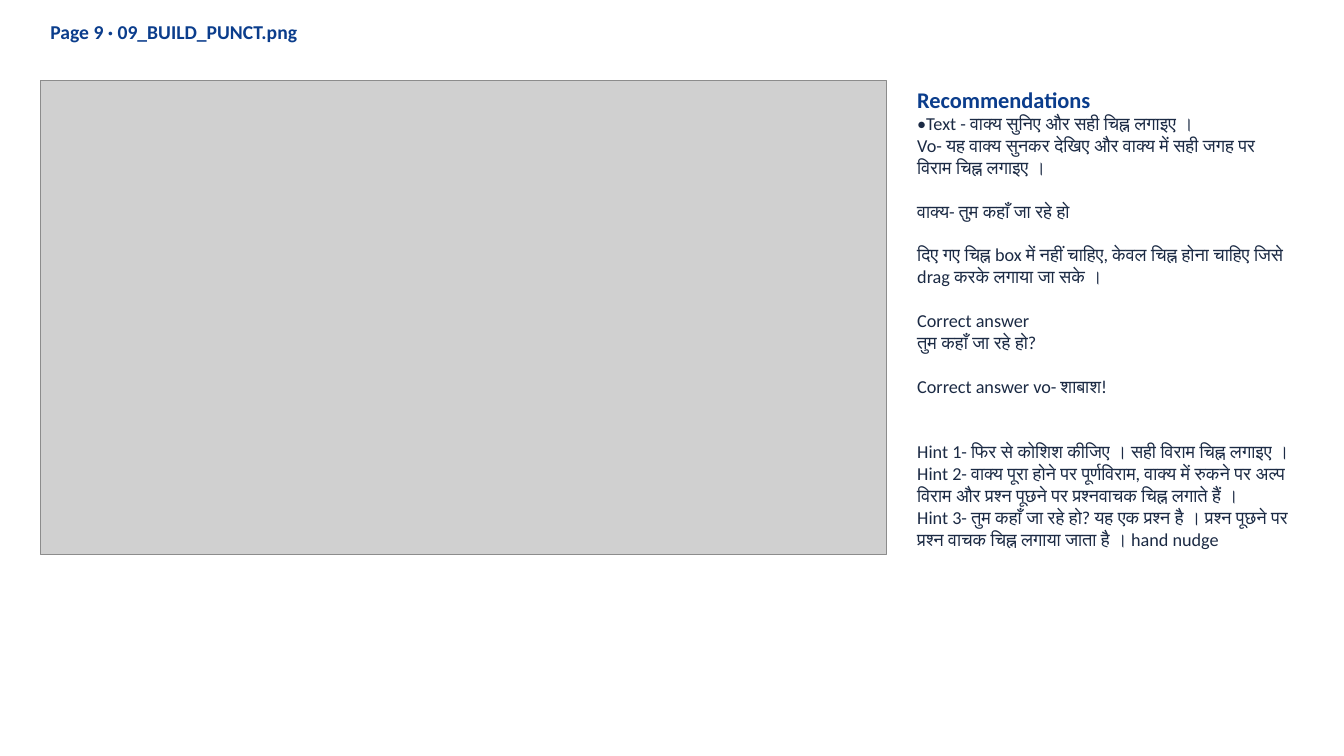
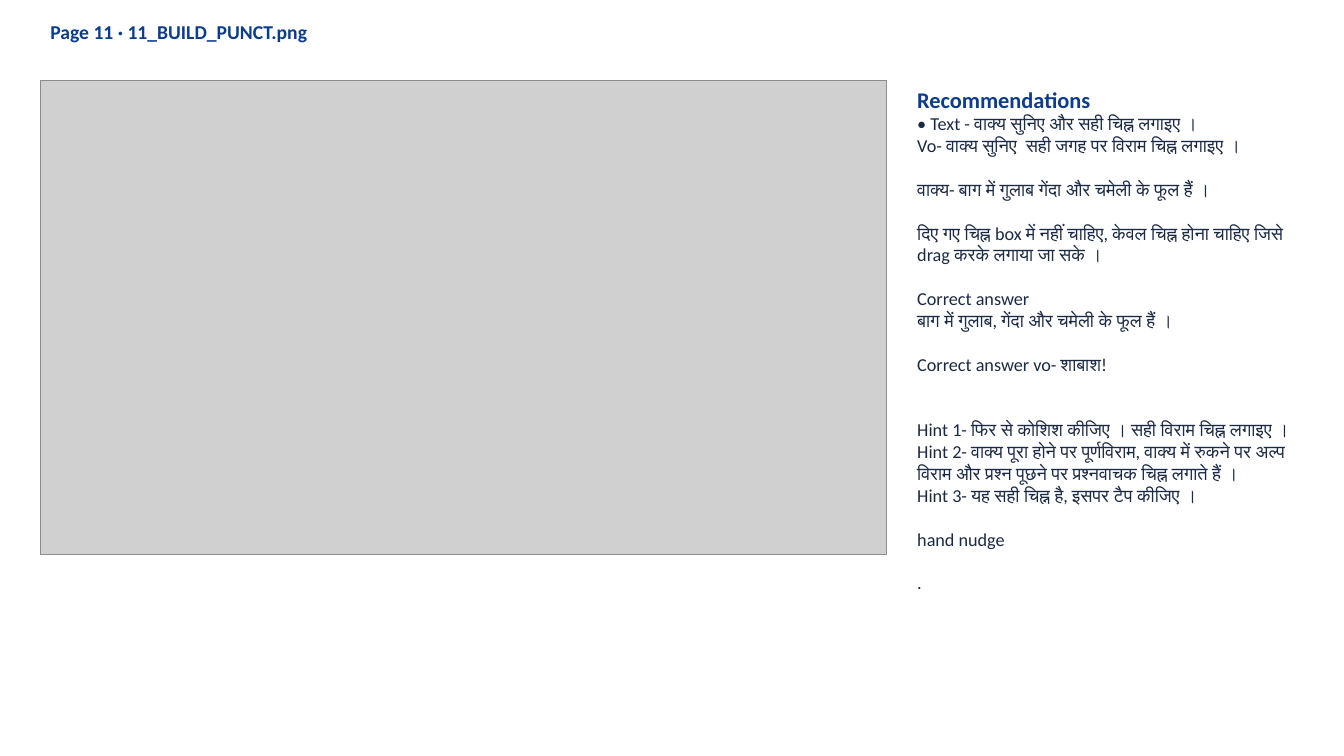
Before and after one commit to 25606mohnish2020-commits/HI02H12_L01_S01, a slide deck: slide 15 of HI02H12_L01_S01_dist-20261019T060950Z-1-001/HI02H12_L01_S01_dist/HI02H12_L01_S01_review.pptx (slide 13 before the commit). Drawn at 1344x756 pixels with LibreOffice and Linux fonts; fonts in the diff are those of the drawing; grey boxes stand for pictures. Boxes give left, top, right and bottom in pixels: in the first picture for what was removed or moved away, otherwise in the second. Text is boxed around its words. In the diff, an @@ line names an element or a change of style, - is before the commit and + after.

```diff
--- a/HI02H12_L01_S01_dist-20261019T060950Z-1-001/HI02H12_L01_S01_dist/HI02H12_L01_S01_review.pptx
+++ b/HI02H12_L01_S01_dist-20261019T060950Z-1-001/HI02H12_L01_S01_dist/HI02H12_L01_S01_review.pptx
@@ text at (50, 26, 308, 43): text changed @@
-Page 9 · 09_BUILD_PUNCT.png
+Page 11 · 11_BUILD_PUNCT.png
@@ text at (917, 116, 1223, 201): text changed @@
-•Text - वाक्य सुनिए और सही चिह्न लगाइए ।
-Vo- यह वाक्य सुनकर देखिए और वाक्य में सही जगह पर विराम चिह्न लगाइए ।
-वाक्य- तुम कहाँ जा रहे हो
+• Text - वाक्य सुनिए और सही चिह्न लगाइए ।
+Vo- वाक्य सुनिए सही जगह पर विराम चिह्न लगाइए ।
+वाक्य- बाग में गुलाब गेंदा और चमेली के फूल हैं ।
@@ text at (917, 313, 1156, 332): text changed @@
-तुम कहाँ जा रहे हो?
+बाग में गुलाब, गेंदा और चमेली के फूल हैं ।
@@ text at (917, 488, 1179, 549): text changed @@
-Hint 3- तुम कहाँ जा रहे हो? यह एक प्रश्न है । प्रश्न पूछने पर प्रश्न वाचक चिह्न लगाया जाता है । hand nudge
+Hint 3- यह सही चिह्न है, इसपर टैप कीजिए ।
+hand nudge
+.
```
Also in this commit, not shown: 14 other slides changed, 2 slides added, 1 slide removed, 1 other file.
